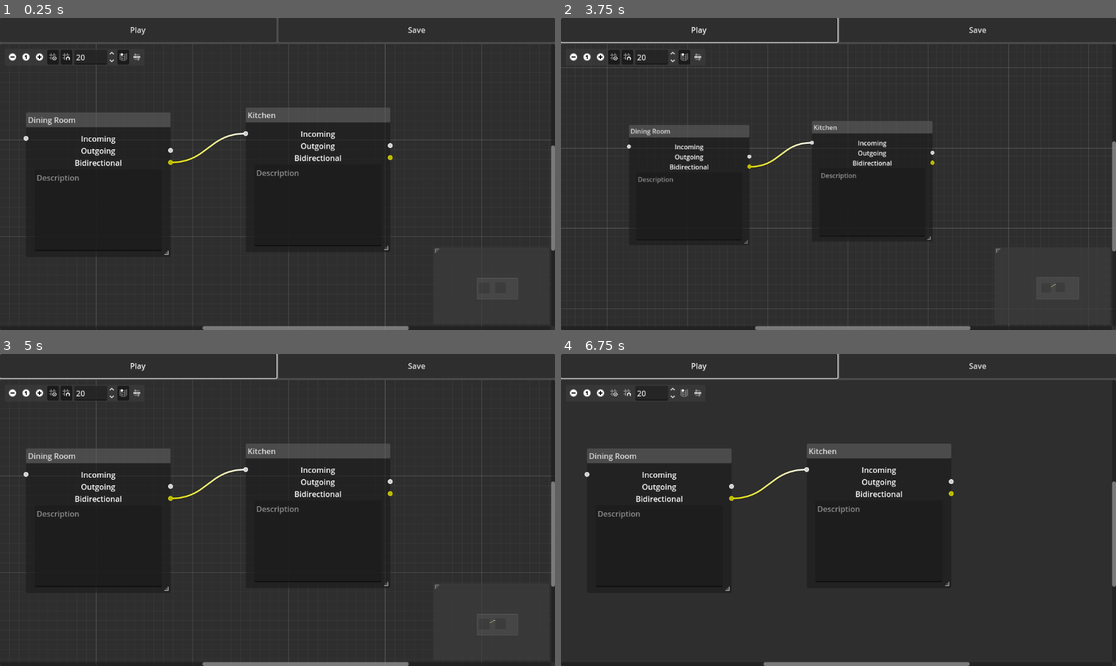
Above: before the commit, frames 1-4 (two rows, left to right).
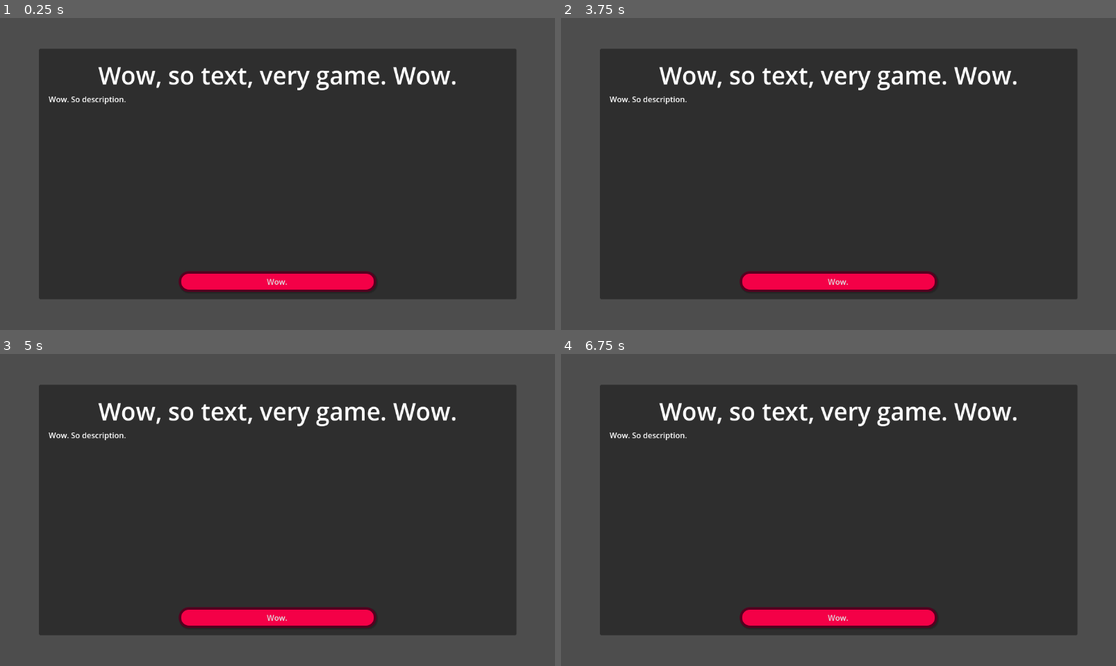
Above: after the commit, the same moments.

Repository: Kurooco/TextGameFA25
Game: Godot game, scene res://card.tscn
Same seed, same stepped clock (60 frames per second), same inputs: the game is played once before the commit and once after it. Before the commit the project starts from res://text_game_editor.tscn.
Inputs (mouse positions are in pixels of both pictures, inside the frame that each line leads up to):
- Up to frame 1 (0.25 s): no input
- Up to frame 2 (3.75 s): click (838, 280) at 0.5 s, where only the run after the commit has a clickable "Wow."; click (838, 280) at 1.25 s, where only the run after the commit has a clickable "Nice. Let's get on with it al…"; click (699, 30) at 2 s, where only the run before the commit has a clickable "Play"; click (699, 30) at 2.75 s, where only the run before the commit has a clickable "Play"; click (572, 58) at 3.52 s
- Up to frame 3 (5 s): click (38, 394) at 4.27 s
- Up to frame 4 (6.75 s): click (616, 394) at 5.02 s; click (627, 394) at 5.77 s; click (683, 394) at 6.52 s

The runs differ from the first frame. In frame 1, 33% of the frame differs, in the area x 0-100%, y 0-100%; in frame 2, 32%; in frame 3, 33%; in frame 4, 37%.

Commit message:
made card system basics

Diff:
--- /dev/null
+++ b/art/styles/button.tres
@@ -0,0 +1,20 @@
+[gd_resource type="StyleBoxFlat" format=3 uid="uid://drfje3r7aphnr"]
+
+[resource]
+bg_color = Color(0.9571083, 0, 0.27893922, 1)
+border_width_left = 5
+border_width_top = 5
+border_width_right = 5
+border_width_bottom = 5
+border_color = Color(0.33018112, 0, 0.12129449, 1)
+corner_radius_top_left = 20
+corner_radius_top_right = 20
+corner_radius_bottom_right = 20
+corner_radius_bottom_left = 20
+expand_margin_left = 5.0
+expand_margin_top = 5.0
+expand_margin_right = 5.0
+expand_margin_bottom = 5.0
+shadow_color = Color(0, 0, 0, 0.21960784)
+shadow_size = 2
+shadow_offset = Vector2(2, 2)
--- /dev/null
+++ b/card.gd
@@ -0,0 +1,27 @@
+extends Control
+
+@onready var title = $PanelContainer/MarginContainer/VBoxContainer/Title
+@onready var description = $PanelContainer/MarginContainer/VBoxContainer/Description
+@onready var options = $PanelContainer/MarginContainer/VBoxContainer/Options
+
+func _ready():
+	set_display(load("res://cards/test2.tres"))
+
+func set_display(d : DisplayCard):
+	print_debug("reset display")
+	if(d.title == ""):
+		title.hide()
+	else:
+		title.show()
+		title.text = d.title
+	description.text = d.description
+	remove_options()
+	for link in d.options:
+		var button = load("res://option_button.tscn").instantiate()
+		button.link = link
+		button.option_selected.connect(set_display)
+		options.add_child(button)
+
+func remove_options():
+	for c in options.get_children():
+		options.remove_child(c)
--- /dev/null
+++ b/card.tscn
@@ -0,0 +1,66 @@
+[gd_scene load_steps=5 format=3 uid="uid://cqil5bw6uks4f"]
+
+[ext_resource type="Script" uid="uid://b0m3nj1wkyr5h" path="res://card.gd" id="1_kikvd"]
+[ext_resource type="PackedScene" uid="uid://bmvaal26j6w5y" path="res://option_button.tscn" id="2_q5obu"]
+[ext_resource type="Script" uid="uid://dghj0x8kiagub" path="res://link.gd" id="3_e484p"]
+
+[sub_resource type="Resource" id="Resource_fpac0"]
+script = ExtResource("3_e484p")
+description = "Nice car!"
+destination = "res://cards/test2.tres"
+metadata/_custom_type_script = "uid://dghj0x8kiagub"
+
+[node name="Control" type="Control"]
+layout_mode = 3
+anchors_preset = 15
+anchor_right = 1.0
+anchor_bottom = 1.0
+grow_horizontal = 2
+grow_vertical = 2
+script = ExtResource("1_kikvd")
+
+[node name="PanelContainer" type="PanelContainer" parent="."]
+layout_mode = 1
+anchors_preset = 8
+anchor_left = 0.5
+anchor_top = 0.5
+anchor_right = 0.5
+anchor_bottom = 0.5
+offset_left = -495.5
+offset_top = -260.0
+offset_right = 495.5
+offset_bottom = 260.0
+grow_horizontal = 2
+grow_vertical = 2
+
+[node name="MarginContainer" type="MarginContainer" parent="PanelContainer"]
+layout_mode = 2
+theme_override_constants/margin_left = 20
+theme_override_constants/margin_top = 20
+theme_override_constants/margin_right = 20
+theme_override_constants/margin_bottom = 20
+
+[node name="VBoxContainer" type="VBoxContainer" parent="PanelContainer/MarginContainer"]
+layout_mode = 2
+
+[node name="Title" type="Label" parent="PanelContainer/MarginContainer/VBoxContainer"]
+layout_mode = 2
+theme_override_font_sizes/font_size = 50
+text = "This is a description"
+horizontal_alignment = 1
+
+[node name="Description" type="Label" parent="PanelContainer/MarginContainer/VBoxContainer"]
+layout_mode = 2
+text = "Lorem ipsum dolor sit amet, consectetur adipiscing elit, sed do eiusmod tempor incididunt ut labore et dolore magna aliqua. Ut enim ad minim veniam, quis nostrud exercitation ullamco laboris nisi ut aliquip ex ea commodo consequat. Duis aute irure dolor in reprehenderit in voluptate velit esse cillum dolore eu fugiat nulla pariatur. Excepteur sint occaecat cupidatat non proident, sunt in culpa qui officia deserunt mollit anim id est laborum."
+autowrap_mode = 2
+
+[node name="Options" type="VBoxContainer" parent="PanelContainer/MarginContainer/VBoxContainer"]
+custom_minimum_size = Vector2(400, 0)
+layout_mode = 2
+size_flags_horizontal = 4
+size_flags_vertical = 10
+size_flags_stretch_ratio = 1.21
+
+[node name="OptionButton" parent="PanelContainer/MarginContainer/VBoxContainer/Options" instance=ExtResource("2_q5obu")]
+layout_mode = 2
+link = SubResource("Resource_fpac0")
--- /dev/null
+++ b/cards/test.tres
@@ -0,0 +1,17 @@
+[gd_resource type="Resource" script_class="DisplayCard" load_steps=4 format=3 uid="uid://0bi51sudrhhu"]
+
+[ext_resource type="Script" uid="uid://dghj0x8kiagub" path="res://link.gd" id="1_l1rir"]
+[ext_resource type="Script" uid="uid://c032ttp4qelp0" path="res://display_card.gd" id="2_868ij"]
+
+[sub_resource type="Resource" id="Resource_l1rir"]
+script = ExtResource("1_l1rir")
+description = "Nice. Let's get on with it already."
+destination = "res://cards/test2.tres"
+metadata/_custom_type_script = "uid://dghj0x8kiagub"
+
+[resource]
+script = ExtResource("2_868ij")
+title = "Holy cow, it works!"
+description = "That is pretty cool."
+options = Array[ExtResource("1_l1rir")]([SubResource("Resource_l1rir")])
+metadata/_custom_type_script = "uid://c032ttp4qelp0"
--- /dev/null
+++ b/cards/test2.tres
@@ -0,0 +1,17 @@
+[gd_resource type="Resource" script_class="DisplayCard" load_steps=4 format=3 uid="uid://byb4x8d6l0nnh"]
+
+[ext_resource type="Script" uid="uid://dghj0x8kiagub" path="res://link.gd" id="1_x7yfb"]
+[ext_resource type="Script" uid="uid://c032ttp4qelp0" path="res://display_card.gd" id="2_2qvve"]
+
+[sub_resource type="Resource" id="Resource_woeqj"]
+script = ExtResource("1_x7yfb")
+description = "Wow."
+destination = "res://cards/test.tres"
+metadata/_custom_type_script = "uid://dghj0x8kiagub"
+
+[resource]
+script = ExtResource("2_2qvve")
+title = "Wow, so text, very game. Wow."
+description = "Wow. So description."
+options = Array[ExtResource("1_x7yfb")]([SubResource("Resource_woeqj")])
+metadata/_custom_type_script = "uid://c032ttp4qelp0"
--- /dev/null
+++ b/display_card.gd
@@ -0,0 +1,6 @@
+extends Resource
+class_name DisplayCard
+
+@export var title : String
+@export var description : String
+@export var options : Array[Link]
--- /dev/null
+++ b/link.gd
@@ -0,0 +1,5 @@
+extends Resource
+class_name Link
+
+@export var description : String
+@export var destination : String
--- /dev/null
+++ b/option_button.gd
@@ -0,0 +1,13 @@
+extends Button
+
+@export var link : Link
+
+signal option_selected(card: DisplayCard)
+
+func _ready():
+	text = link.description
+
+
+func _on_pressed():
+	print_debug("pressed")
+	option_selected.emit(load(link.destination))
--- /dev/null
+++ b/option_button.tscn
@@ -0,0 +1,39 @@
+[gd_scene load_steps=5 format=3 uid="uid://bmvaal26j6w5y"]
+
+[ext_resource type="StyleBox" uid="uid://drfje3r7aphnr" path="res://art/styles/button.tres" id="1_5t0el"]
+[ext_resource type="Script" uid="uid://cwi25xyaae0qs" path="res://option_button.gd" id="2_gybep"]
+
+[sub_resource type="StyleBoxFlat" id="StyleBoxFlat_5t0el"]
+bg_color = Color(0.999993, 0.5230409, 0.54583126, 1)
+border_width_left = 5
+border_width_top = 5
+border_width_right = 5
+border_width_bottom = 5
+border_color = Color(0.33018112, 0, 0.12129449, 1)
+corner_radius_top_left = 20
+corner_radius_top_right = 20
+corner_radius_bottom_right = 20
+corner_radius_bottom_left = 20
+expand_margin_left = 5.0
+expand_margin_top = 5.0
+expand_margin_right = 5.0
+expand_margin_bottom = 5.0
+shadow_color = Color(0, 0, 0, 0.21960784)
+shadow_size = 2
+shadow_offset = Vector2(2, 2)
+
+[sub_resource type="Theme" id="Theme_sdvet"]
+Button/styles/disabled = ExtResource("1_5t0el")
+Button/styles/focus = ExtResource("1_5t0el")
+Button/styles/hover = SubResource("StyleBoxFlat_5t0el")
+Button/styles/normal = ExtResource("1_5t0el")
+Button/styles/pressed = ExtResource("1_5t0el")
+
+[node name="OptionButton" type="Button"]
+offset_right = 8.0
+offset_bottom = 8.0
+theme = SubResource("Theme_sdvet")
+text = "This is a test"
+script = ExtResource("2_gybep")
+
+[connection signal="pressed" from="." to="." method="_on_pressed"]
--- a/project.godot
+++ b/project.godot
@@ -11,7 +11,7 @@
 [application]
 
 config/name="TextGame25"
-run/main_scene="uid://dpgp0foekakcc"
+run/main_scene="uid://cqil5bw6uks4f"
 config/features=PackedStringArray("4.5", "GL Compatibility")
 config/icon="res://icon.svg"
 
Not shown, added: card.gd.uid
Not shown, added: display_card.gd.uid
Not shown, added: link.gd.uid
Not shown, added: option_button.gd.uid
Renamed: text_game_editor.gd -> visual_editor/text_game_editor.gd
Renamed: text_game_editor.gd.uid -> visual_editor/text_game_editor.gd.uid
Renamed: text_game_editor.tscn -> visual_editor/text_game_editor.tscn
